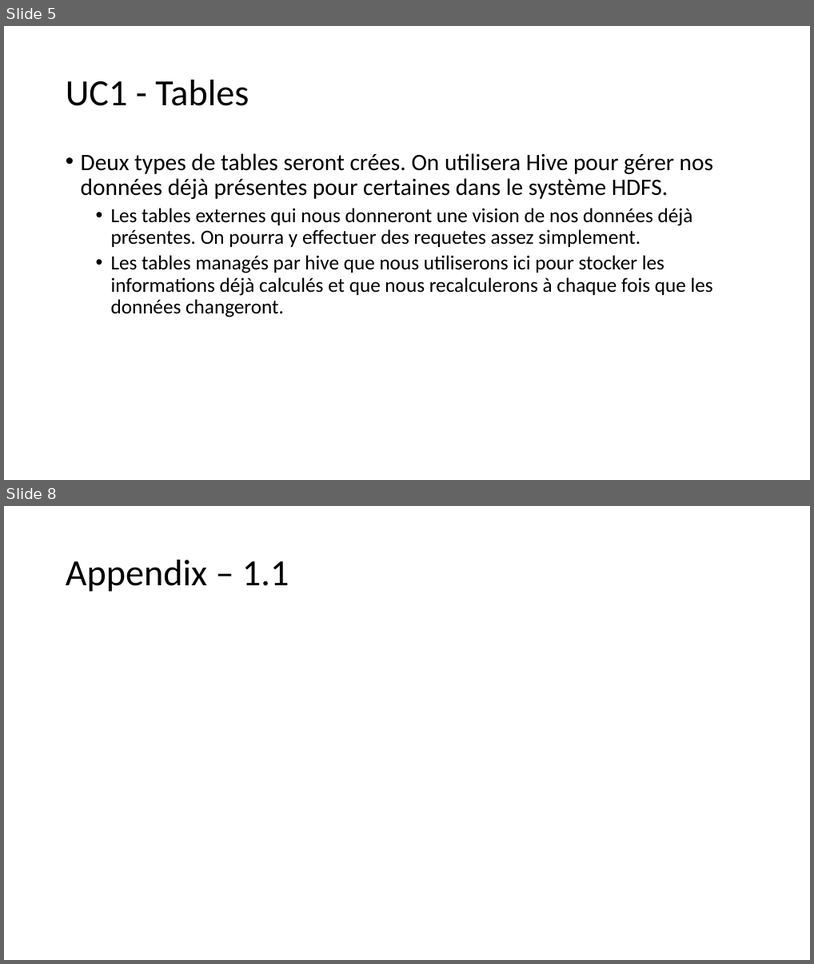
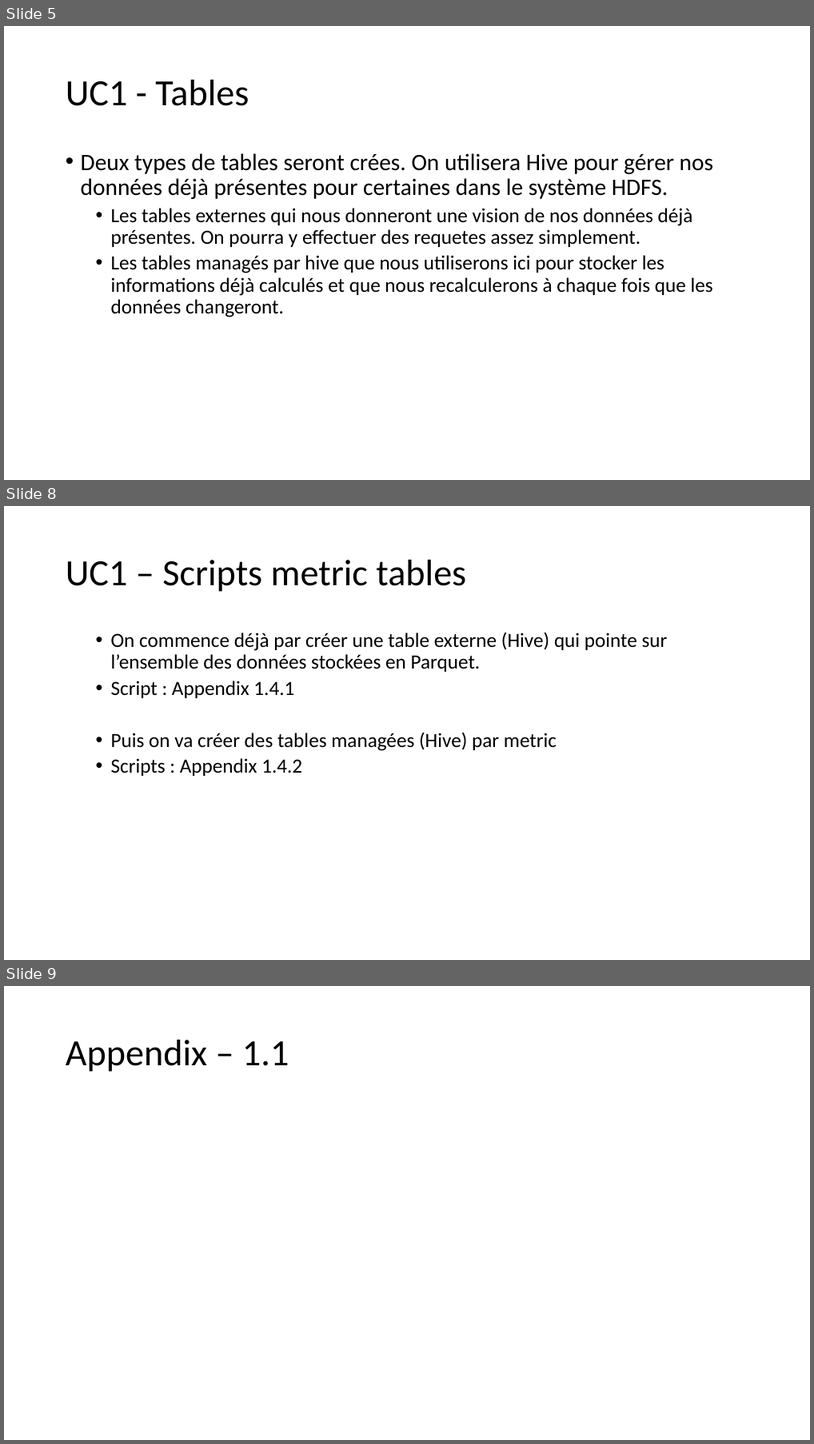
Before and after one commit to pfe-cegefos/core, a slide deck: PFE-CEGEFOS-groupe2.pptx. Shown one above the other, each under a label of ours: slides 5 and 8 before the commit, slides 5, 8 and 9 after it; the slides between them are not shown. The pictures are 814x964 and 814x1444 pixels, drawn with LibreOffice and Linux fonts; fonts in the diff are those of the drawing. Boxes give left, top, right and bottom in pixels: in the first picture for what was removed or moved away, otherwise in the second. Text is boxed around its words. In the diff, an @@ line names an element or a change of style, - is before the commit and + after.

```diff
--- a/PFE-CEGEFOS-groupe2.pptx
+++ b/PFE-CEGEFOS-groupe2.pptx
@@ slide 8 added at (4,506,810,960), background #FFFFFF @@
@@ title added at (66,560,466,592), 44 pt, text #000000 @@
+UC1 – Scripts metric tables
@@ text added at (111,632,668,776), 24 pt, text #000000 @@
+  • On commence déjà par créer une table externe (Hive) qui pointe sur l’ensemble des données stockées en Parquet.
+  • Script : Appendix 1.4.1
+  • Puis on va créer des tables managées (Hive) par metric
+  • Scripts : Appendix 1.4.2
@@ what was slide 8 is now slide 9 @@
```
Also in this commit, not shown: 5 slides changed.
